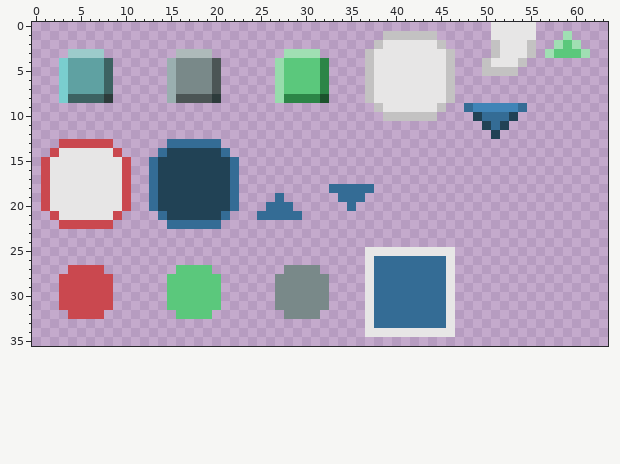
Edited in one commit: pixel-art sprite (res/ui.png). That is the earlier state.
The file is 64x64 pixels. Colours within 5 levels of each other are drawn and written as one. Shown: x 0..63, y 0..35.
And afterwards:
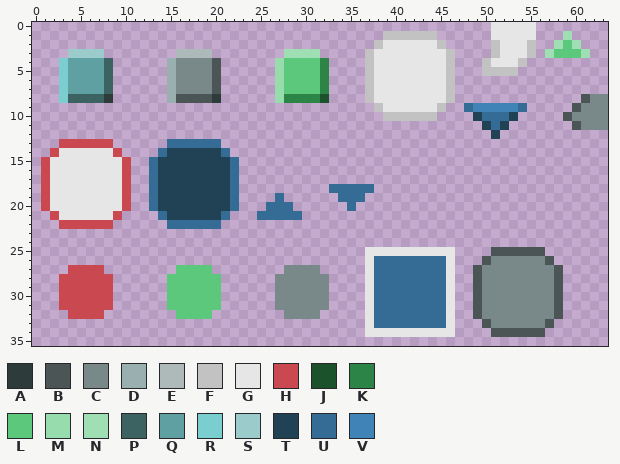
Palette (. is transparent): A #2d3b3b  B #4b5555  C #798989  D #9aafb0  E #aebaba  F #c3c2c2  G #e7e6e6  H #ca484f  J #1b522c  K #2c8547  L #5bc87c  M #97dcac  N #a0dfb3  P #3d6262  Q #5fa1a2  R #7acecf  S #9ccbcb  T #214255  U #346c95  V #4084b7
From old to new:
Changed rows in their new state; - is an unchanged pixel.
first column x 59:
 8 --BCC
 9 -BCCC
10 BCCCC
11 -BCCC
first column x 49:
25 --BBBBBB--
26 -BCCCCCCB-
27 BCCCCCCCCB
28 BCCCCCCCCB
29 BCCCCCCCCB
30 BCCCCCCCCB
31 BCCCCCCCCB
32 BCCCCCCCCB
33 -BCCCCCCB-
34 --BBBBBB--
Boxes around the changes in both pictures, in picture pixels (x1, y1, x2, y2):
added: (563, 94, 608, 130)
added: (473, 247, 563, 337)
